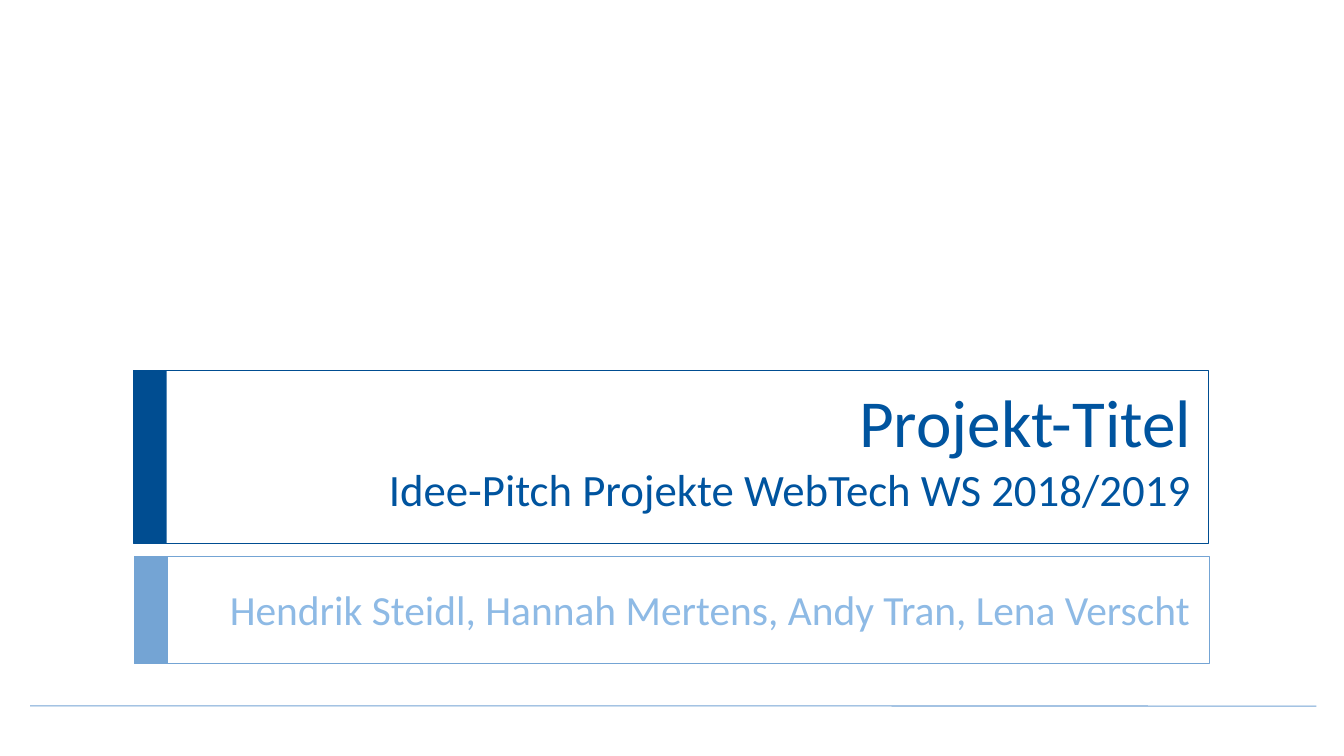
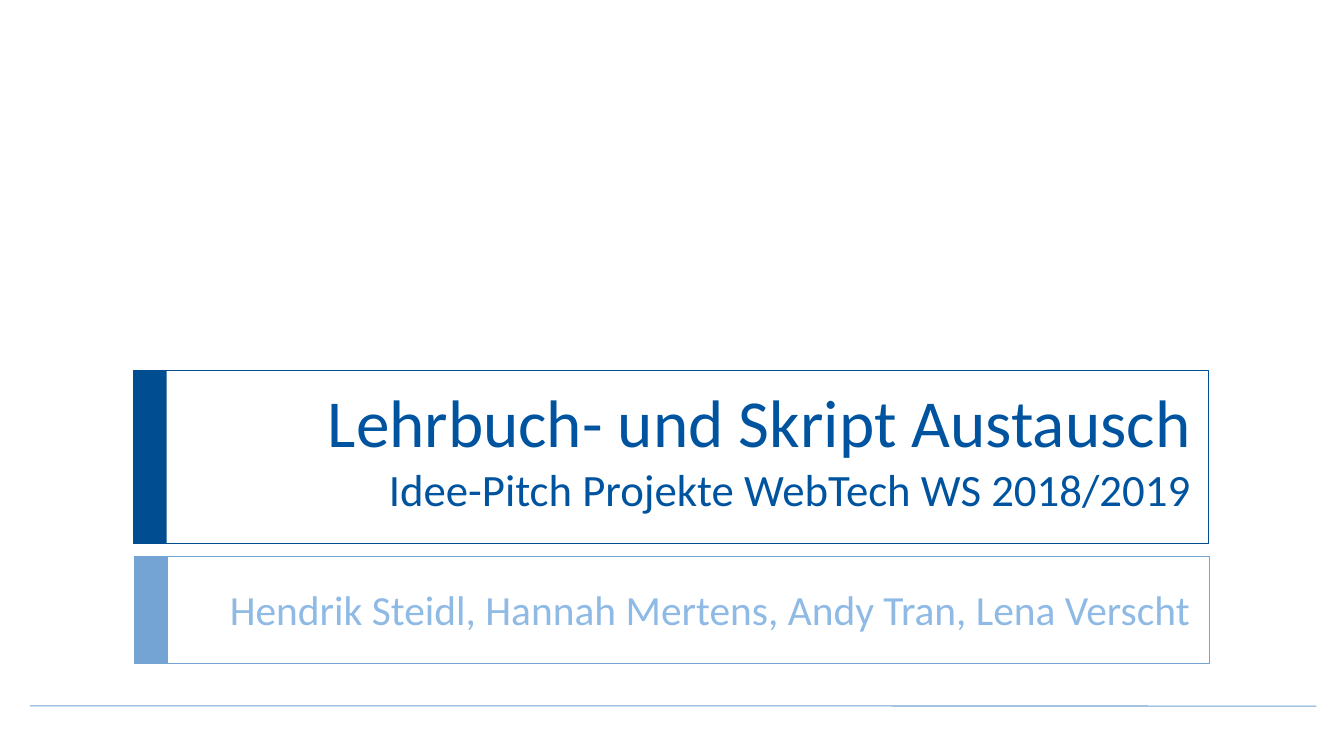
Before and after one commit to Taku1412/larifari, a slide deck: slide 1 of Folien/Zwischenpräsention.pptx. Drawn at 1344x756 pixels with LibreOffice and Linux fonts; fonts in the diff are those of the drawing; background and template pictures are left out. Boxes give left, top, right and bottom in pixels: in the first picture for what was removed or moved away, otherwise in the second. Text is boxed around its words. In the diff, an @@ line names an element or a change of style, - is before the commit and + after.

Commit message:
folien mit titel

```diff
--- a/Folien/Zwischenpräsention.pptx
+++ b/Folien/Zwischenpräsention.pptx
@@ title at (328, 400, 1191, 514): text changed @@
-Projekt-Titel
-Idee-Pitch Projekte WebTech WS 2018/2019
+Lehrbuch- und Skript Austausch
+Idee-Pitch Projekte WebTech WS 2018/2019
```
Also in this commit, not shown: 1 other file.
